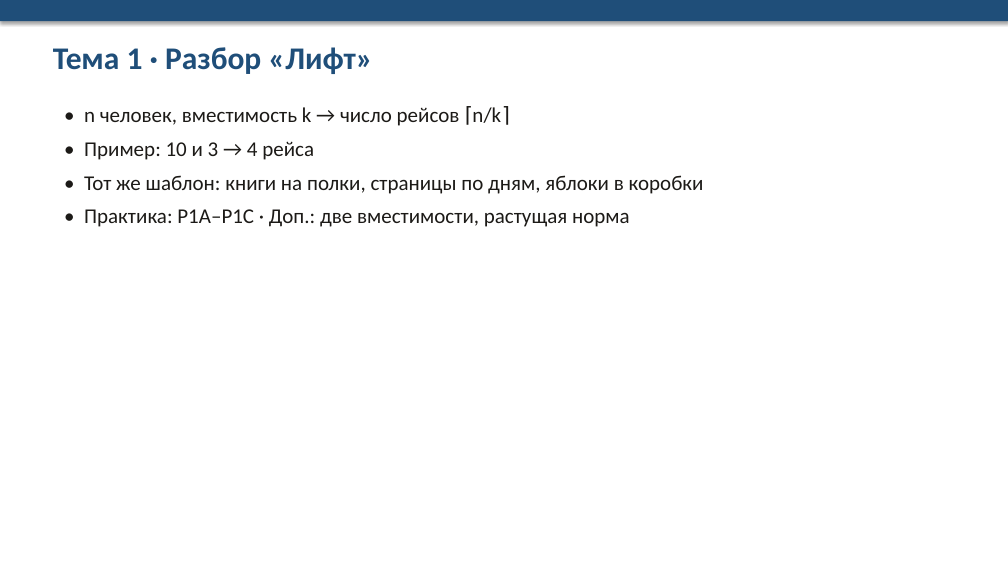
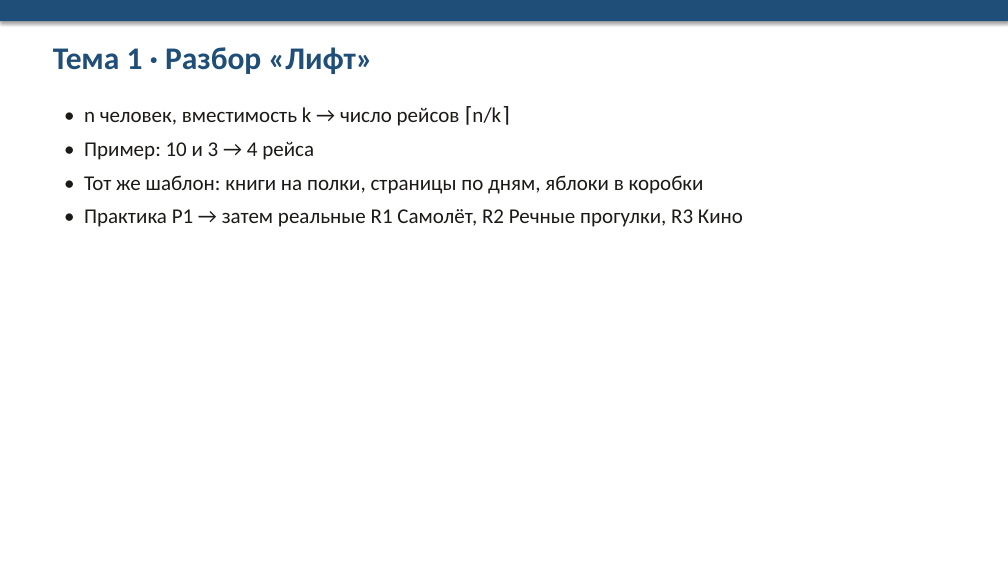
Before and after one commit to NastyaKL95/plan, a slide deck: slide 6 of informatika-mun-26-27/kurs-olimpiada-12h/office/Prezentaciya_kurs_12h.pptx. Drawn at 1008x567 pixels with LibreOffice and Linux fonts; fonts in the diff are those of the drawing. Boxes give left, top, right and bottom in pixels: in the first picture for what was removed or moved away, otherwise in the second. Text is boxed around its words. In the diff, an @@ line names an element or a change of style, - is before the commit and + after.

```diff
--- a/informatika-mun-26-27/kurs-olimpiada-12h/office/Prezentaciya_kurs_12h.pptx
+++ b/informatika-mun-26-27/kurs-olimpiada-12h/office/Prezentaciya_kurs_12h.pptx
@@ text at [84,209,743,227]: text changed @@
-• Практика: P1A–P1C · Доп.: две вместимости, растущая норма
+• Практика P1 → затем реальные R1 Самолёт, R2 Речные прогулки, R3 Кино
```
Also in this commit, not shown: 8 other slides changed, 5 slides added, 4 slides removed, 23 other files.
